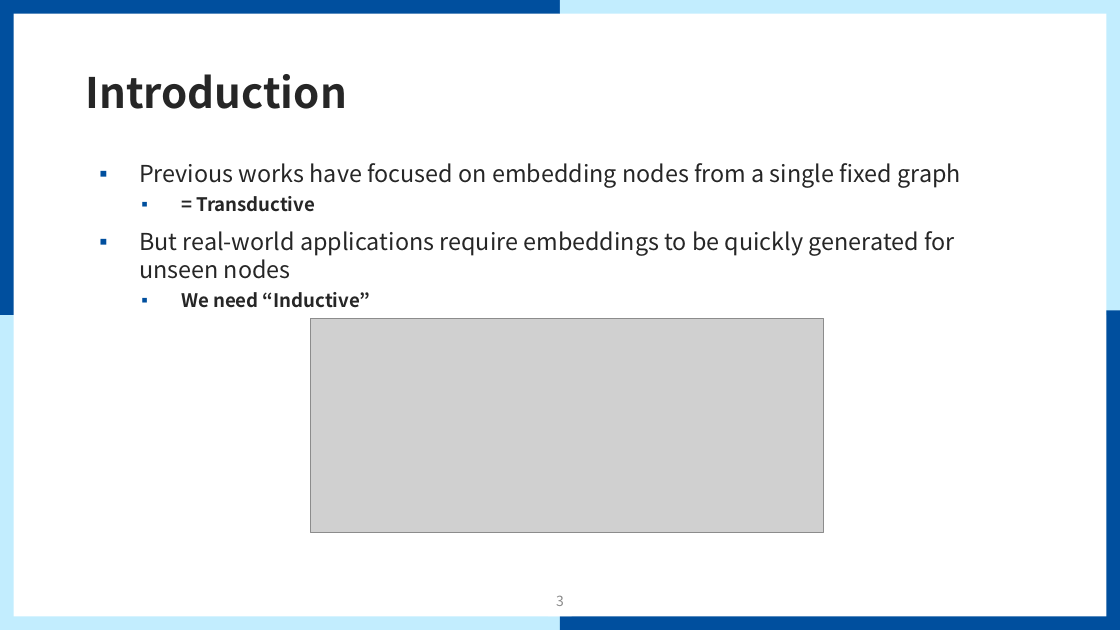
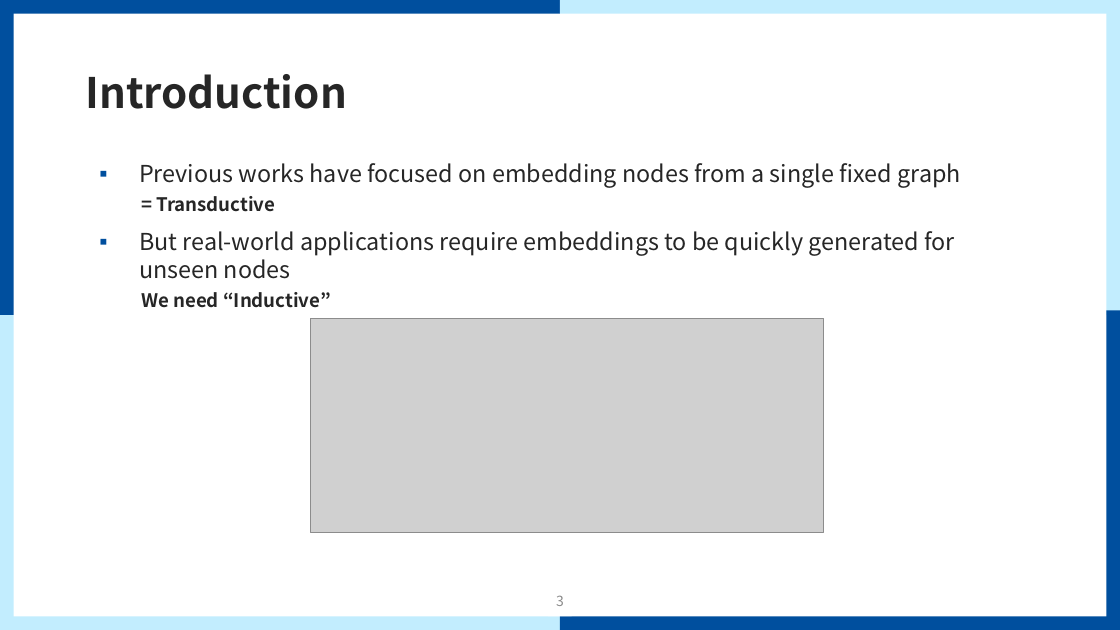
Before and after one commit to mmvv11/GraduateStudies, a slide deck: slide 3 of papers/review/GraphSAGE Review.pptx. Drawn at 1120x630 pixels with LibreOffice and Linux fonts; fonts in the diff are those of the drawing; grey boxes stand for pictures; background and template pictures are left out. Boxes give left, top, right and bottom in pixels: in the first picture for what was removed or moved away, otherwise in the second. Text is boxed around its words. In the diff, an @@ line names an element or a change of style, - is before the commit and + after.

```diff
--- a/papers/review/GraphSAGE Review.pptx
+++ b/papers/review/GraphSAGE Review.pptx
@@ text at bbox=[141, 196, 331, 308]: bullet ▪ to none @@
```
Also in this commit, not shown: 1 other slide changed, 13 slides added.
